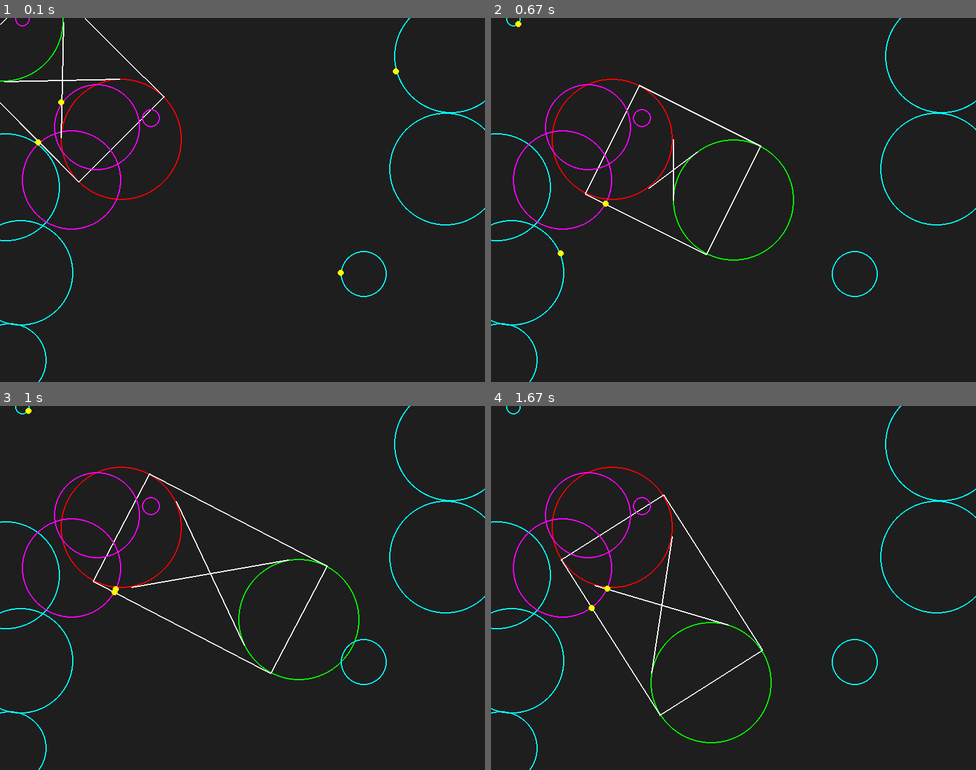
Above: before the commit, frames 1-4 (two rows, left to right).
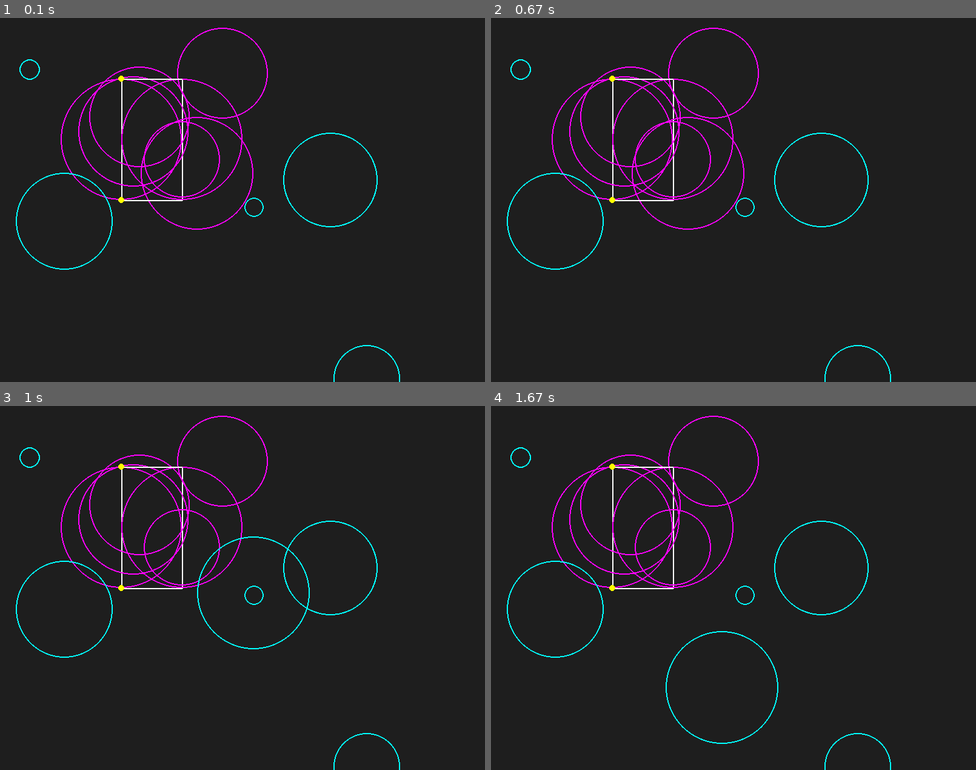
Above: after the commit, the same moments.

Repository: FinleyDavies/Misc-Python
Game: pygame game, started from pygame_experiments/tangent raycasting/main.py
Two runs of this game, one before a commit and one after it. Both use one fixed random seed, a clock stepped at 60 frames per second and the inputs below.
Inputs (mouse positions are in pixels of both pictures, inside the frame that each line leads up to):
- Up to frame 1 (0.1 s): no input
- Up to frame 2 (0.67 s): click (733, 200) at 0.38 s
- Up to frame 3 (1 s): press the mouse at (242, 588) at 0.7 s; move the mouse to (271, 602) at 0.8 s; release the mouse at (300, 620) at 0.93 s
- Up to frame 4 (1.67 s): press the mouse at (733, 588) at 1.03 s; move the mouse to (723, 635) at 1.13 s; release the mouse at (709, 682) at 1.27 s

The runs differ from the first frame. In frame 1, 3.6% of the frame differs, in the area x 0-100%, y 0-100%; in frame 2, 3.8%; in frame 3, 4.0%; in frame 4, 4.0%.

Commit message:
added click and drag to circles

Diff:
--- a/pygame_experiments/tangent raycasting/main.py
+++ b/pygame_experiments/tangent raycasting/main.py
@@ -2,6 +2,30 @@
 import math
 import random
 from shapely.geometry import Polygon, Point
+
+
+class Circle:
+    def __init__(self, x, y, r):
+        self.x = x
+        self.y = y
+        self.r = r
+        self.color = (0, 255, 255)
+
+    def draw(self, screen):
+        pygame.draw.circle(screen, self.color, (self.x, self.y), self.r, 2)
+
+    def intersects(self, other):
+        return math.sqrt((self.x - other.x) ** 2 + (self.y - other.y) ** 2) < self.r + other.r
+
+    def set_color(self, color):
+        self.color = color
+
+    def move(self, x, y):
+        self.x = x
+        self.y = y
+
+    def increase_radius(self, r):
+        self.r += r
 
 
 def get_tangents(x1, y1, r1, x2, y2, r2):
@@ -77,6 +101,7 @@
                         first_intersection = (i, c)
     return first_intersection
 
+
 def is_visible(target, source, obstacles):
     # calculate all tangents from source to target:
     tangents = get_tangents(source[0], source[1], 0, target[0], target[1], 0)
@@ -87,6 +112,7 @@
             return False
     return True
 
+
 def main():
     screen = pygame.display.set_mode((800, 600))
     clock = pygame.time.Clock()
@@ -94,46 +120,57 @@
     radius = 100
     position = (200, 200)
     # create list of 10 random circles:
-    circles = []
+
+    selected = None
+
+    source = Circle(200, 200, 100)
+    source.set_color((0, 255, 0))
+    target = Circle(300, 200, 100)
+    target.set_color((255, 0, 0))
+    circles = [source, target]
     for i in range(10):
-        x = random.randint(0, 800)
-        y = random.randint(0, 600)
-        r = random.randint(10, 100)
-        circles.append((x, y, r))
+        circles.append(Circle(random.randint(0, 800), random.randint(0, 600), random.randint(10, 100)))
 
     while running:
         for event in pygame.event.get():
             if event.type == pygame.QUIT:
                 running = False
             if event.type == pygame.MOUSEBUTTONDOWN:
-                if event.button == 4 and radius < 200:
-                    radius += 10
-                if event.button == 5 and radius > 10:
-                    radius -= 10
+                if event.button == 1:
+                    for c in circles:
+                        if math.sqrt((c.x - event.pos[0]) ** 2 + (c.y - event.pos[1]) ** 2) < c.r:
+                            selected = c
+                if event.button == 4 and selected is not None and selected.r < 200:
+                    selected.increase_radius(10)
+                if event.button == 5 and selected is not None and selected.r > 10:
+                    selected.increase_radius(-10)
+            if event.type == pygame.MOUSEBUTTONUP:
+                selected = None
 
+        if selected is not None:
+            delta = pygame.mouse.get_rel()
+            selected.move(selected.x + delta[0], selected.y + delta[1])
         screen.fill((30, 30, 30))
+        pygame.mouse.get_rel()
         position = pygame.mouse.get_pos()
 
-        # draw circles
-        pygame.draw.circle(screen, (255, 0, 0), (200, 200), 100, 2)
-        pygame.draw.circle(screen, (0, 255, 0), position, radius, 2)
-
         # get tangents
-        tangents = get_tangents(position[0], position[1], radius, 200, 200, 100)
+        tangents = get_tangents(source.x, source.y, source.r, target.x, target.y, target.r)
         poly = Polygon(((tangents[0][0], tangents[0][1]), (tangents[1][0], tangents[1][1]),
                         (tangents[1][2], tangents[1][3]), (tangents[0][2], tangents[0][3])))
         pygame.draw.polygon(screen, (255, 255, 255), poly.exterior.coords, 2)
+
         for c in circles:
-
-            circle = Point(c[0], c[1]).buffer(c[2])
+            circle = Point(c.x, c.y).buffer(c.r)
             if poly.intersects(circle):
-                pygame.draw.circle(screen, (255, 0, 255), (c[0], c[1]), c[2], 2)
+                c.set_color((255, 0, 255))
             else:
-                pygame.draw.circle(screen, (0, 255, 255), (c[0], c[1]), c[2], 2)
+                c.set_color((0, 255, 255))
+            c.draw(screen)
 
         for t in tangents:
             pygame.draw.line(screen, (255, 255, 255), (t[0], t[1]), (t[2], t[3]), 2)
-            hit = get_first_intersection(circles, t)
+            hit = get_first_intersection([(c.x, c.y, c.r) for c in circles], t)
             if hit:
                 pygame.draw.circle(screen, (255, 255, 0), (hit[0][0], hit[0][1]), 5)
 
